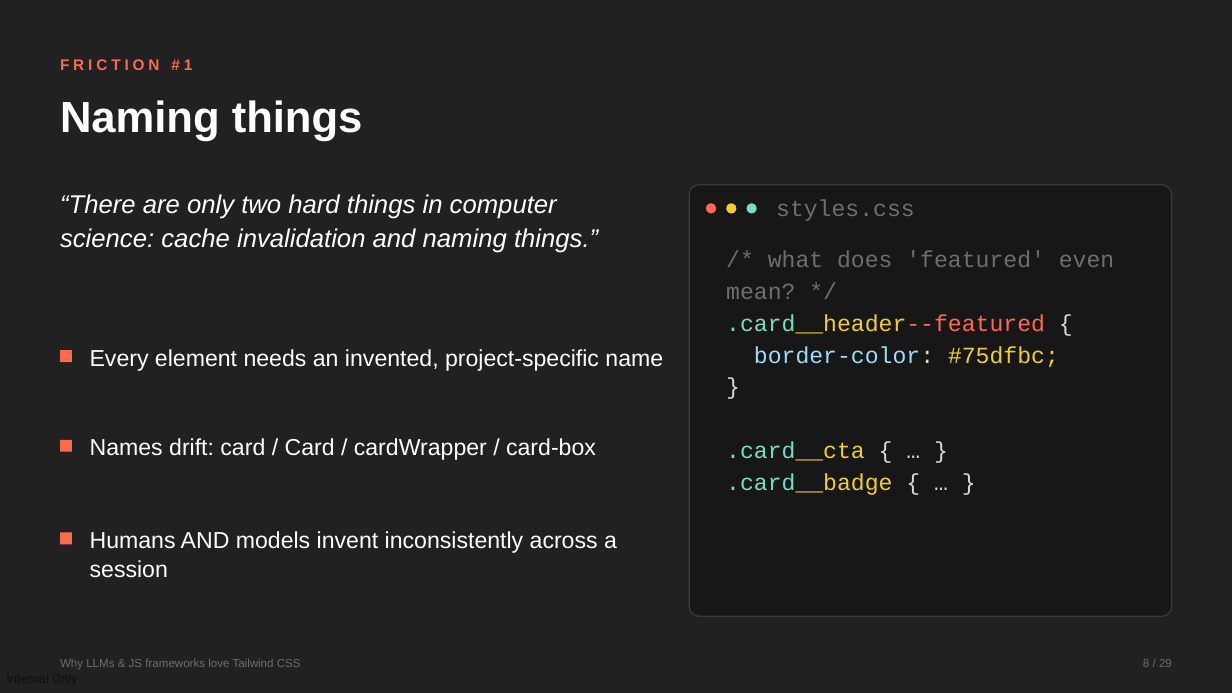
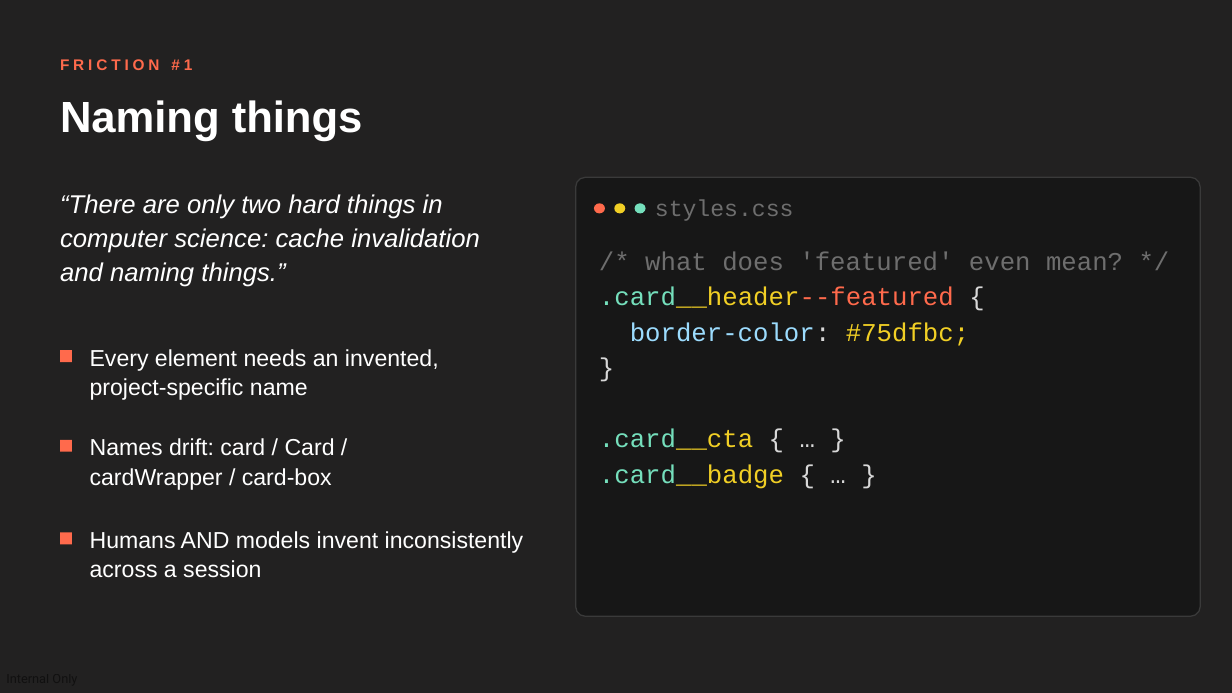
Before and after one commit to devlinduldulao/llm-loves-tailwind-and-js, a slide deck: slide 8 of why-llms-love-tailwind-conf.pptx. Drawn at 1232x693 pixels with LibreOffice and Linux fonts; fonts in the diff are those of the drawing. Boxes give left, top, right and bottom in pixels: in the first picture for what was removed or moved away, otherwise in the second. Text is boxed around its words. In the diff, an @@ line names an element or a change of style, - is before the commit and + after.

```diff
--- a/why-llms-love-tailwind-conf.pptx
+++ b/why-llms-love-tailwind-conf.pptx
@@ rounded rectangle: place and size @@
-rounded rectangle at [689, 185, 1172, 616]
+rounded rectangle at [576, 177, 1201, 616]
@@ text "“There are only two hard ..." rewrapped from [60, 194, 598, 253] to [60, 194, 479, 287] @@
@@ 3 ellipses: place and size @@
-3 ellipses at [706, 203, 757, 213]
+3 ellipses at [594, 203, 646, 213]
@@ text "styles.css": place and size @@
-text "styles.css" at [776, 199, 915, 221]
+text "styles.css" at [655, 199, 794, 221]
@@ text "/* what does 'featured' even ...": place and size @@
-text "/* what does 'featured' even ..." at [726, 250, 1114, 495]
+text "/* what does 'featured' even ..." at [599, 251, 1123, 489]
@@ text "/* what does 'featured' even ..." at [599, 251, 1123, 489]: size 18 to 20 pt @@
@@ text "Every element needs an invented, ..." rewrapped from [90, 349, 663, 371] to [90, 349, 439, 400] @@
@@ text "Names drift: card / Card ..." rewrapped from [90, 438, 596, 460] to [90, 438, 335, 490] @@
@@ text "Humans AND models invent inconsistently ..." rewrapped from [90, 531, 617, 578] to [90, 531, 524, 578] @@
@@ text removed at [60, 659, 301, 669] @@
-Why LLMs & JS frameworks love Tailwind CSS
@@ text removed at [1143, 659, 1172, 667] @@
-8 / 29
```
Also in this commit, not shown: 26 other slides changed.
